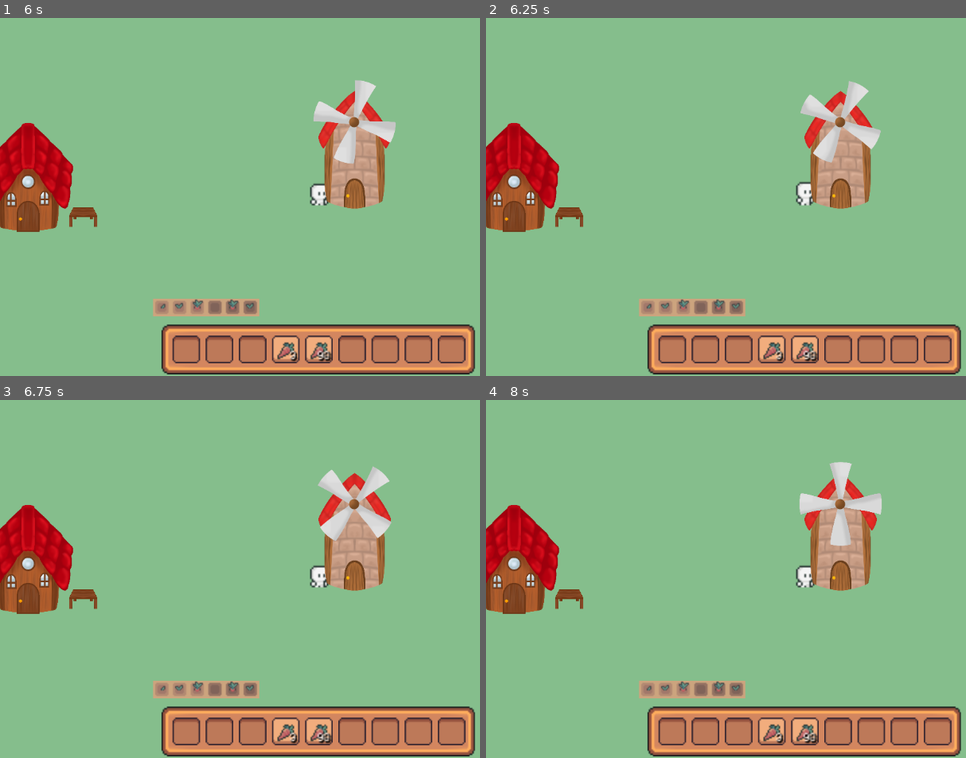
Above: before the commit, frames 1-4 (two rows, left to right).
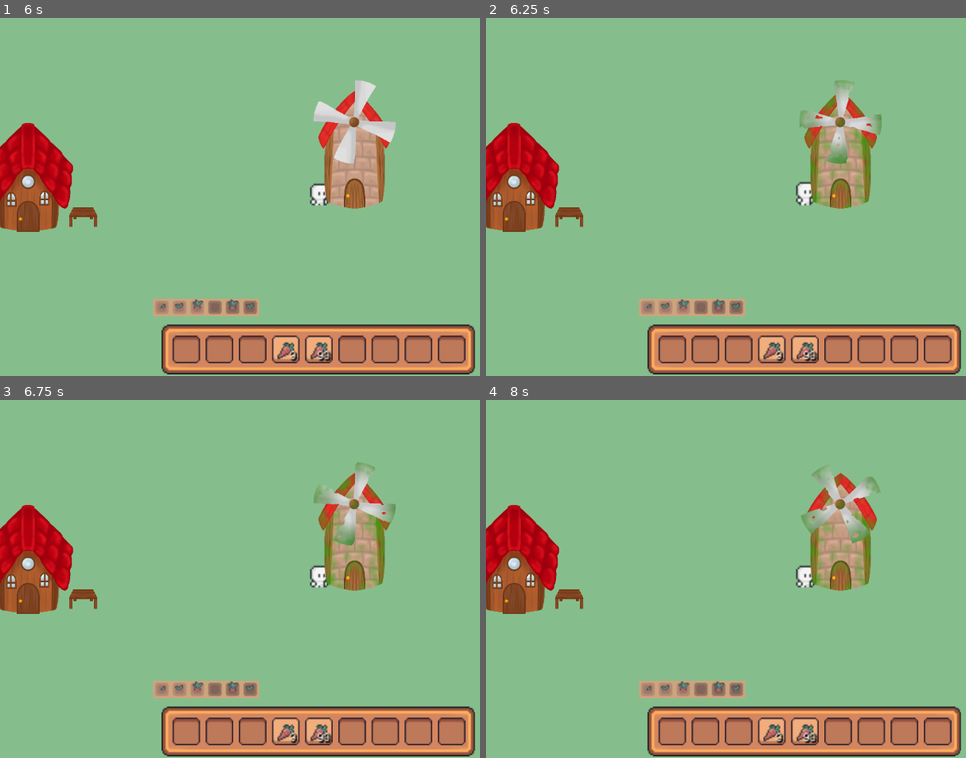
Above: after the commit, the same moments.

Repository: LaClimSx/Back-to-the-roots
Game: Godot game, scene res://Scenes/world.tscn
The game is run twice, just before and just after one commit, with the same random seed, the same clock (stepped at 60 frames per second) and the same inputs.
Inputs (mouse positions are in pixels of both pictures, inside the frame that each line leads up to):
- Up to frame 1 (6 s): click (187, 350) at 0.5 s; click (220, 350) at 1.25 s; click (249, 350) at 2 s; click (283, 350) at 2.75 s; click (316, 350) at 3.5 s; move the mouse to (460, 179) at 4.27 s; hold Right (move_right) 4.28-5 s; hold Space (Interact) 4.28-5 s; click (350, 350) at 5 s; click (384, 350) at 5.75 s
- Up to frame 2 (6.25 s): no input
- Up to frame 3 (6.75 s): click (417, 732) at 6.5 s
- Up to frame 4 (8 s): click (937, 732) at 7.25 s

Frame 1 is identical in both runs. In frame 2, 2.8% of the frame differs, in the area x 65-83%, y 17-54%; in frame 3, 2.8%; in frame 4, 3.0%.

Commit message:
temps abime le moulin

Diff:
--- a/Scenes/moulin.tscn
+++ b/Scenes/moulin.tscn
@@ -1,6 +1,7 @@
-[gd_scene load_steps=29 format=3 uid="uid://dd6eibaeqjan1"]
+[gd_scene load_steps=30 format=3 uid="uid://dd6eibaeqjan1"]
 
 [ext_resource type="Texture2D" uid="uid://cc36u4526veca" path="res://Assets/Bâtiments/moulin/Sans titre 45_20241017134057.png" id="1_k6ggn"]
+[ext_resource type="Script" path="res://Scripts/moulin.gd" id="1_lnxlr"]
 [ext_resource type="Texture2D" uid="uid://cadpuixxxuoui" path="res://Assets/Bâtiments/moulin/Sans titre 45_20241017140617.png" id="1_vhkol"]
 [ext_resource type="Texture2D" uid="uid://lhse2jov1pfr" path="res://Assets/Bâtiments/moulin/Sans titre 45_20241017134105.png" id="2_047uj"]
 [ext_resource type="Texture2D" uid="uid://bbuw7hnx8crwm" path="res://Assets/Bâtiments/moulin/Sans titre 45_20241017140623.png" id="2_i2gye"]
@@ -130,6 +131,7 @@
 [node name="Moulin" type="StaticBody2D"]
 y_sort_enabled = true
 scale = Vector2(0.1, 0.1)
+script = ExtResource("1_lnxlr")
 
 [node name="AnimatedSprite2D" type="AnimatedSprite2D" parent="."]
 y_sort_enabled = true
--- a/Scenes/world.tscn
+++ b/Scenes/world.tscn
@@ -160,3 +160,9 @@
 
 [node name="Moulin" parent="." instance=ExtResource("11_d6woa")]
 position = Vector2(614.43, 278.233)
+
+[node name="worldTimer" type="Timer" parent="."]
+autostart = true
+
+[connection signal="timeout" from="worldTimer" to="." method="_on_timer_timeout"]
+[connection signal="timeout" from="worldTimer" to="Moulin" method="_on_timer_timeout"]
--- /dev/null
+++ b/Scripts/moulin.gd
@@ -0,0 +1,23 @@
+extends StaticBody2D
+
+@export var max_health = 5000
+@export var loss_health_by_tic = 500
+var health = max_health
+# Called when the node enters the scene tree for the first time.
+func _ready() -> void:
+	health = max_health
+
+
+# Called every frame. 'delta' is the elapsed time since the previous frame.
+func _process(delta: float) -> void:
+	if(health >= max_health/2):
+		$AnimatedSprite2D.play("moulin_bon")
+	elif(health==0):
+		$AnimatedSprite2D.play("moulin_cassé")
+	else:
+		$AnimatedSprite2D.play("moulin_abimé")
+
+
+func _on_timer_timeout() -> void:
+	health -= loss_health_by_tic
+	health = clamp(health, 0, max_health)
--- a/Scripts/world.gd
+++ b/Scripts/world.gd
@@ -48,3 +48,7 @@
 		if tile_map.get_cell_atlas_coords(1,viewing_tile) == Vector2i(4,1) :
 			$Player.inventory.insert(carrot_item)
 			print("Inserted")
+
+
+func _on_timer_timeout() -> void:
+	pass # Replace with function body.
